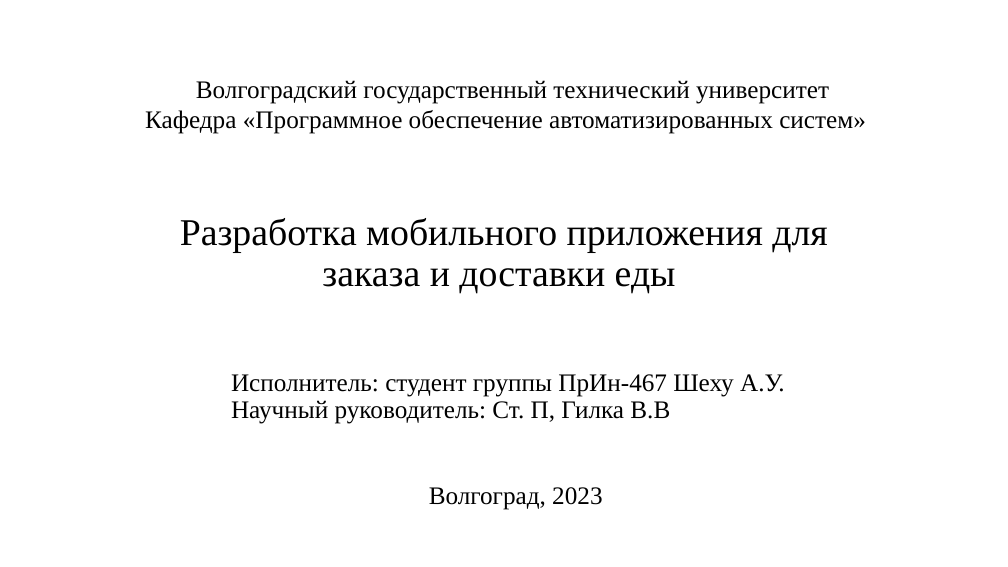
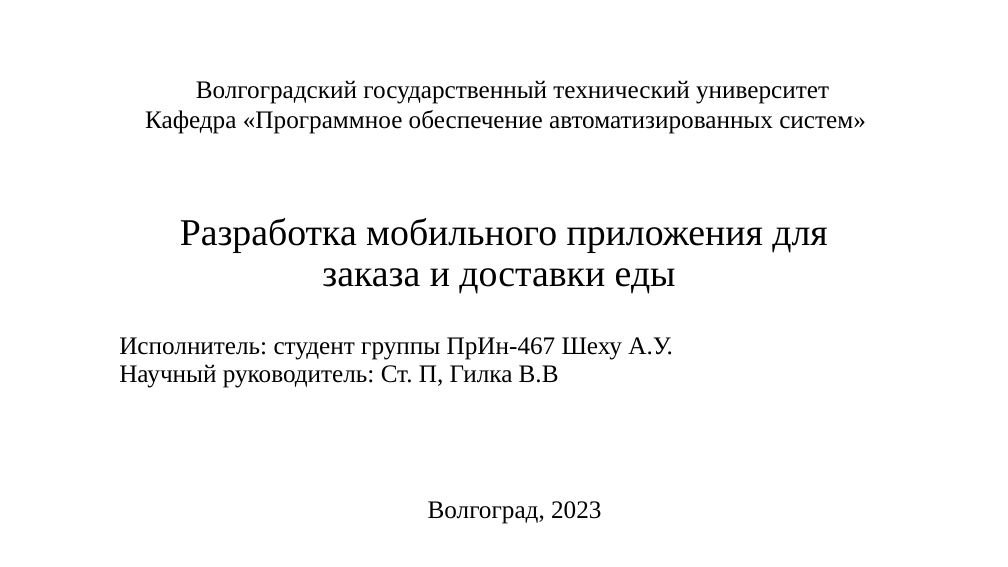
Before and after one commit to asusoft/Diplomnaya, a slide deck: slide 1 of ВКР/Презентация/Презентация к БКР Шеху А.У. ПрИн-467.pptx. Drawn at 1008x567 pixels with LibreOffice and Linux fonts; fonts in the diff are those of the drawing. Boxes give left, top, right and bottom in pixels: in the first picture for what was removed or moved away, otherwise in the second. Text is boxed around its words. In the diff, an @@ line names an element or a change of style, - is before the commit and + after.

```diff
--- a/ВКР/Презентация/Презентация к БКР Шеху А.У. ПрИн-467.pptx
+++ b/ВКР/Презентация/Презентация к БКР Шеху А.У. ПрИн-467.pptx
@@ subtitle "Исполнитель: студент группы ПрИн-467 Шеху ...": place and size @@
-subtitle "Исполнитель: студент группы ПрИн-467 Шеху ..." at (231,374,785,510)
+subtitle "Исполнитель: студент группы ПрИн-467 Шеху ..." at (119,337,673,388)
@@ text added at (428,501,601,524), 24 pt, text #000000 @@
+Волгоград, 2023
@@ subtitle at (429,487,602,510): paragraph removed @@
-Волгоград, 2023
```
Also in this commit, not shown: 10 other slides changed, 6 slides added, 9 slides removed, 29 other files.
